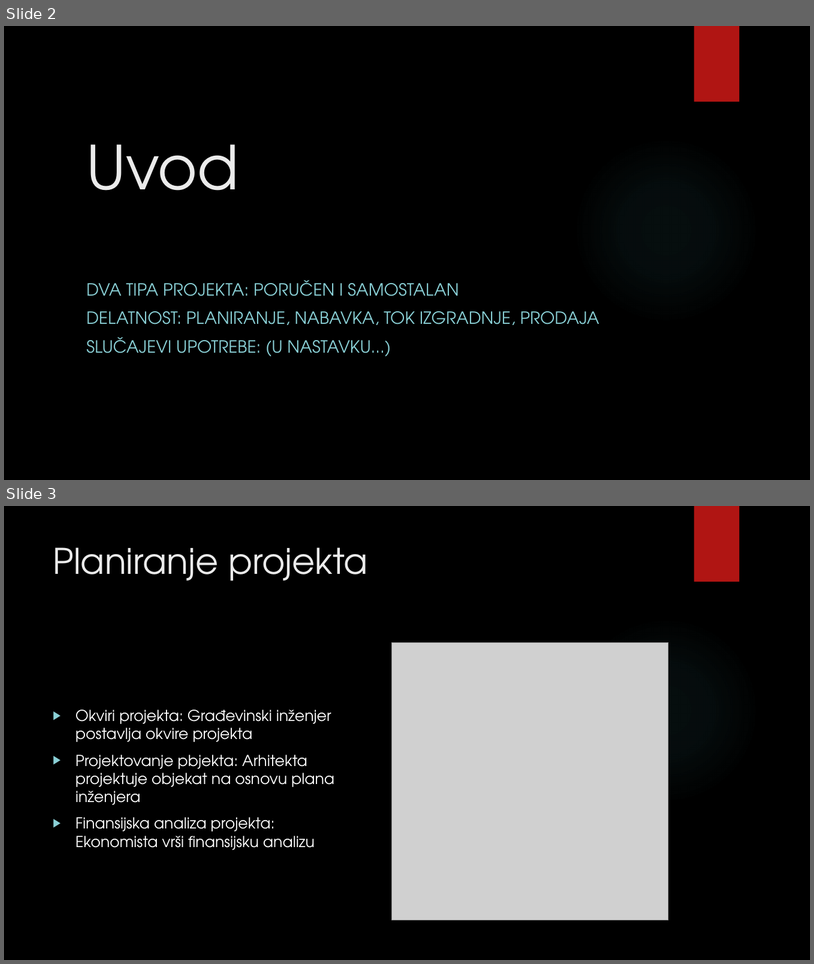
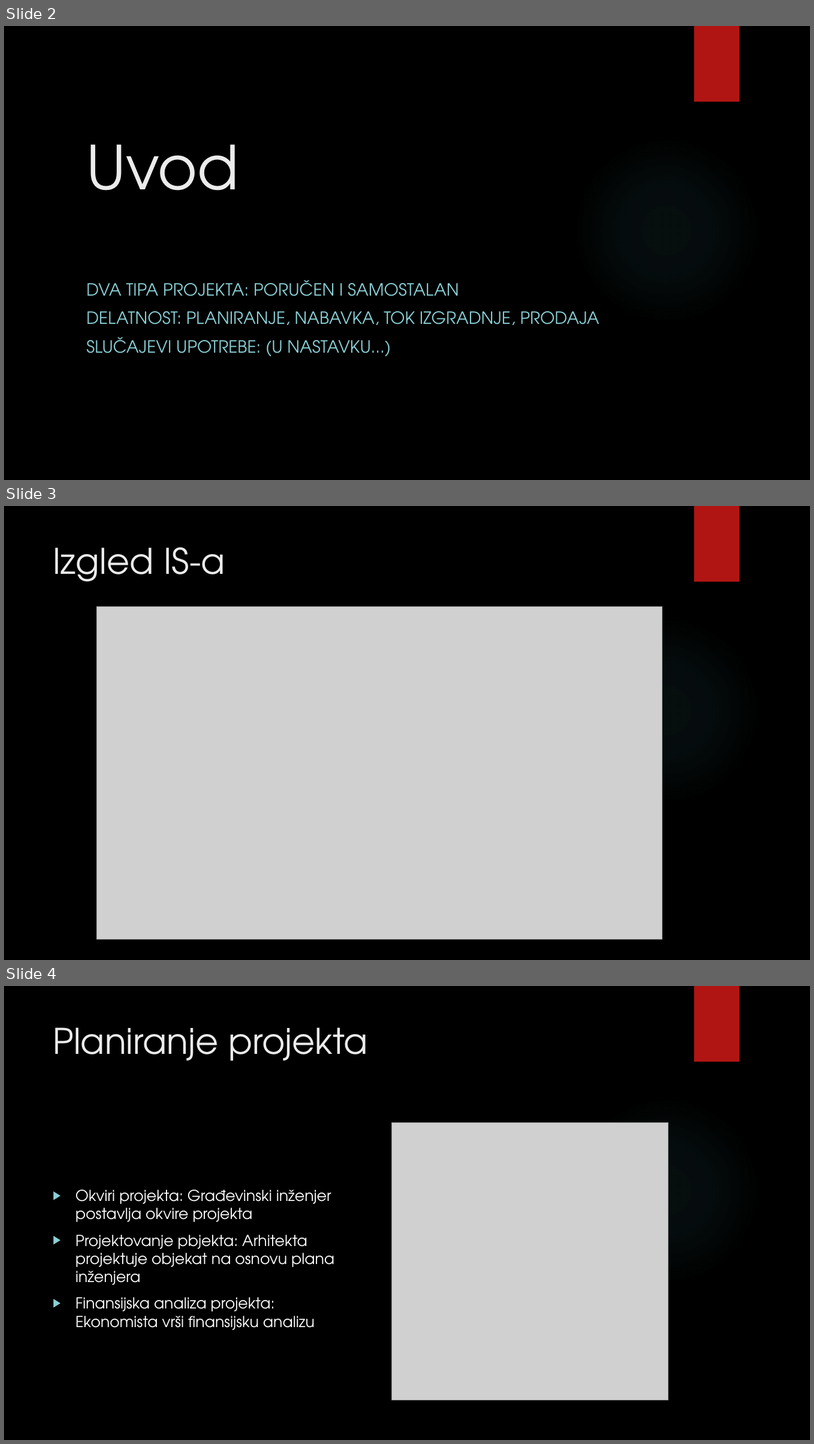
Before and after one commit to MATFPodmladak/ISGradjevinskeFirme, a slide deck: Prezentacija.pptx. Shown one above the other, each under a label of ours: slides 2 and 3 before the commit, slides 2, 3 and 4 after it. The pictures are 814x964 and 814x1444 pixels, drawn with LibreOffice and Linux fonts; fonts in the diff are those of the drawing; grey boxes stand for pictures; background and template pictures are left out. Boxes give left, top, right and bottom in pixels: in the first picture for what was removed or moved away, otherwise in the second. Text is boxed around its words. In the diff, an @@ line names an element or a change of style, - is before the commit and + after.

```diff
--- a/Prezentacija.pptx
+++ b/Prezentacija.pptx
@@ slide 3 added at (x1=4, y1=506, x2=810, y2=960), background picture (left out); not listed: 2 template elements that a slide beside it also shows @@
@@ title added at (x1=53, y1=547, x2=225, y2=582), 42 pt, text #EBEBEB @@
+Izgled IS-a
@@ picture added at (x1=97, y1=607, x2=663, y2=939) @@
@@ what was slide 3 is now slide 4 @@
```
Also in this commit, not shown: 3 slides changed, 2 other slides added.
